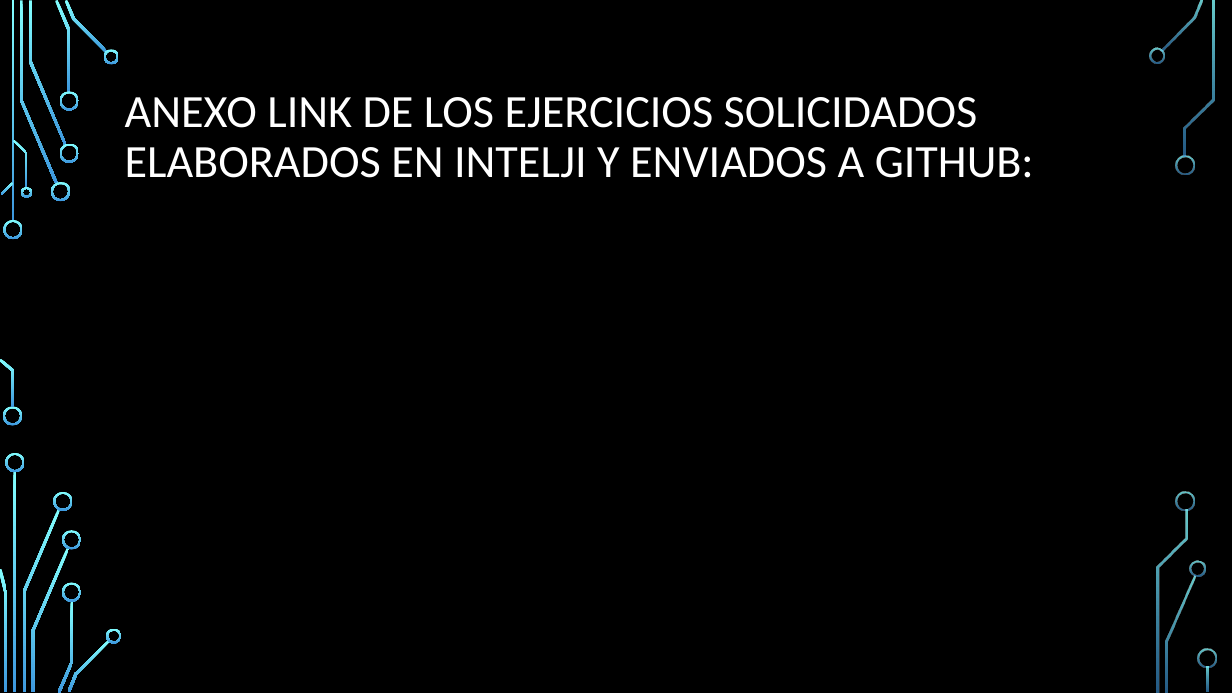
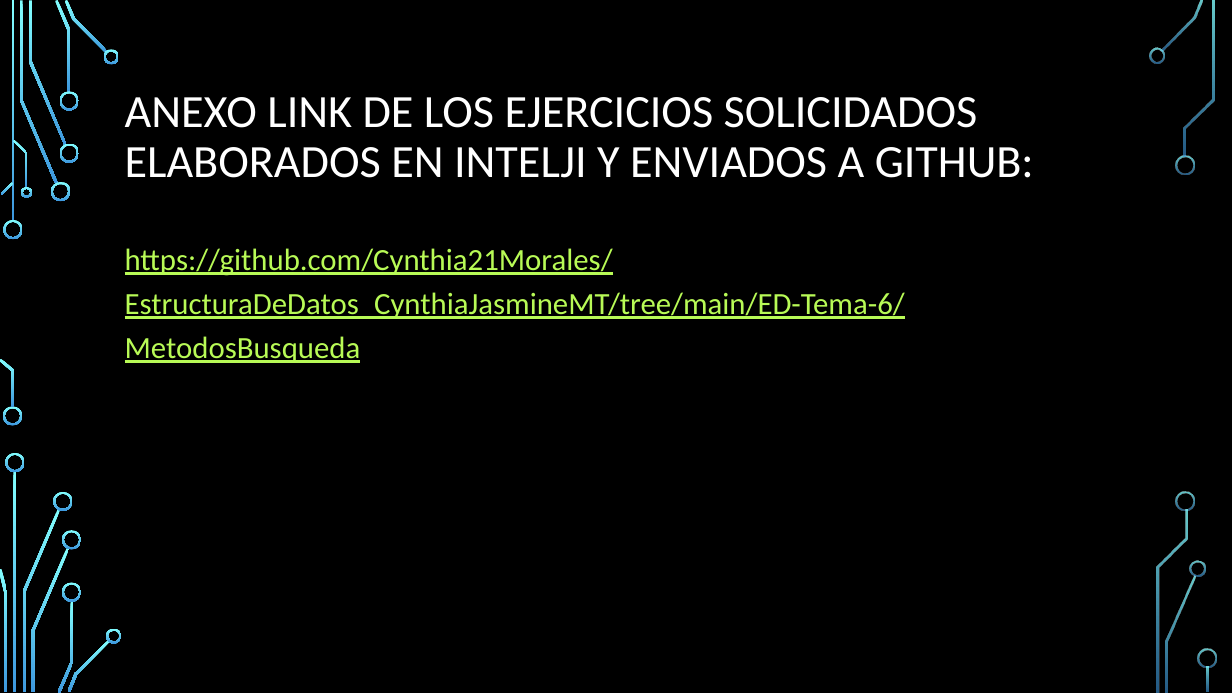
Before and after one commit to Cynthia21Morales/EstructuraDeDatos_CynthiaJasmineMT, a slide deck: slide 6 of ED-Tema-6/6.3 EJERCICIOS_CYNTHIA JASMINE MORALES TORRES.pptx. Drawn at 1232x693 pixels with LibreOffice and Linux fonts; fonts in the diff are those of the drawing; background and template pictures are left out. Boxes give left, top, right and bottom in pixels: in the first picture for what was removed or moved away, otherwise in the second. Text is boxed around its words. In the diff, an @@ line names an element or a change of style, - is before the commit and + after.

Commit message:
actividades

```diff
--- a/ED-Tema-6/6.3 EJERCICIOS_CYNTHIA JASMINE MORALES TORRES.pptx
+++ b/ED-Tema-6/6.3 EJERCICIOS_CYNTHIA JASMINE MORALES TORRES.pptx
@@ text added at <box>125,248,905,363</box>, 24 pt, text #B8FA56, underline @@
+https://github.com/Cynthia21Morales/EstructuraDeDatos_CynthiaJasmineMT/tree/main/ED-Tema-6/MetodosBusqueda
```
